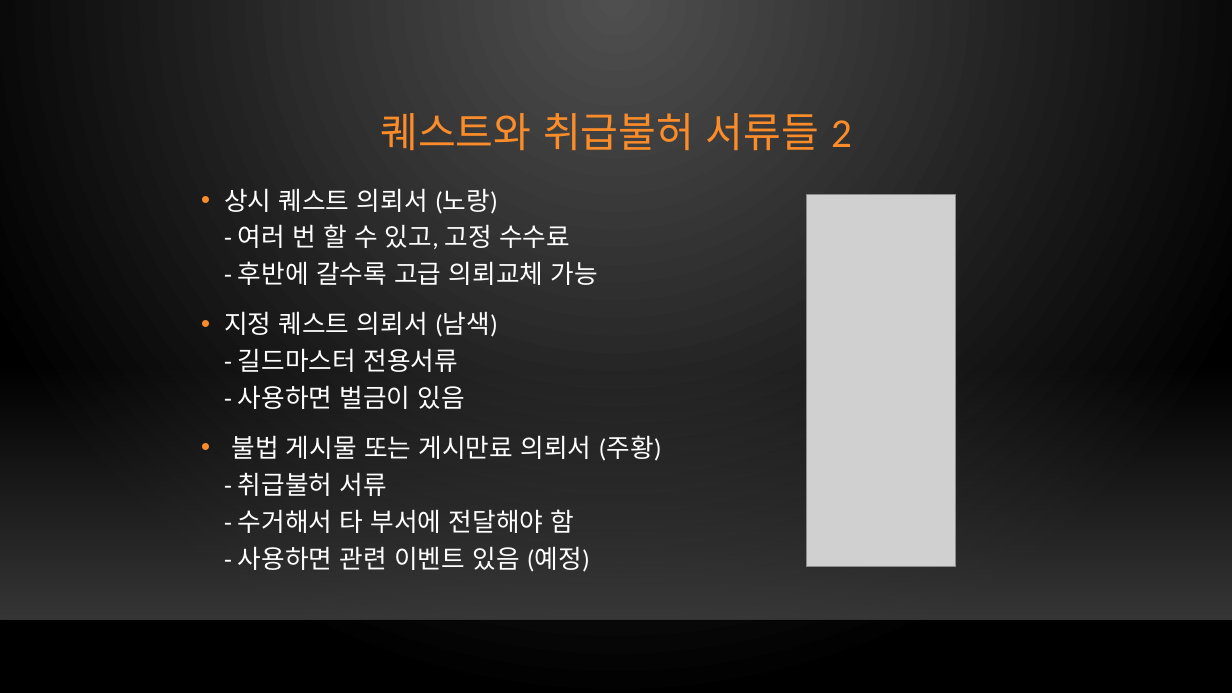
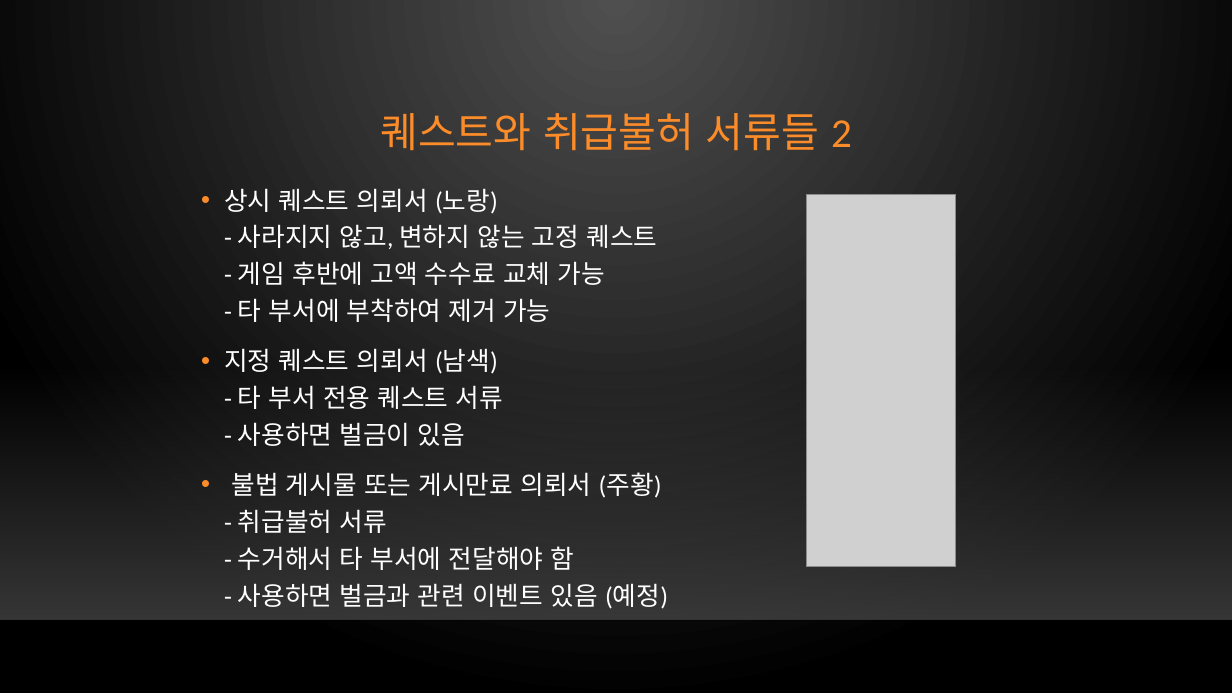
Before and after one commit to xqiwipx/first_project, a slide deck: slide 25 of Kims_project.pptx. Drawn at 1232x693 pixels with LibreOffice and Linux fonts; fonts in the diff are those of the drawing; grey boxes stand for pictures; background and template pictures are left out. Boxes give left, top, right and bottom in pixels: in the first picture for what was removed or moved away, otherwise in the second. Text is boxed around its words. In the diff, an @@ line names an element or a change of style, - is before the commit and + after.

```diff
--- a/Kims_project.pptx
+++ b/Kims_project.pptx
@@ text at box(224, 188, 668, 609): text changed @@
-• 상시 퀘스트 의뢰서 (노랑)
-  - 여러 번 할 수 있고, 고정 수수료
-  - 후반에 갈수록 고급 의뢰교체 가능
-• 지정 퀘스트 의뢰서 (남색)
-  - 길드마스터 전용서류
-  - 사용하면 벌금이 있음
-• 불법 게시물 또는 게시만료 의뢰서 (주황)
-  - 취급불허 서류
-  - 수거해서 타 부서에 전달해야 함
-  - 사용하면 관련 이벤트 있음 (예정)
+• 상시 퀘스트 의뢰서 (노랑)
+  - 사라지지 않고, 변하지 않는 고정 퀘스트
+  - 게임 후반에 고액 수수료 교체 가능
+  - 타 부서에 부착하여 제거 가능
+• 지정 퀘스트 의뢰서 (남색)
+  - 타 부서 전용 퀘스트 서류
+  - 사용하면 벌금이 있음
+• 불법 게시물 또는 게시만료 의뢰서 (주황)
+  - 취급불허 서류
+  - 수거해서 타 부서에 전달해야 함
+  - 사용하면 벌금과 관련 이벤트 있음 (예정)
```
Also in this commit, not shown: 22 other slides changed, 1 slide removed.
